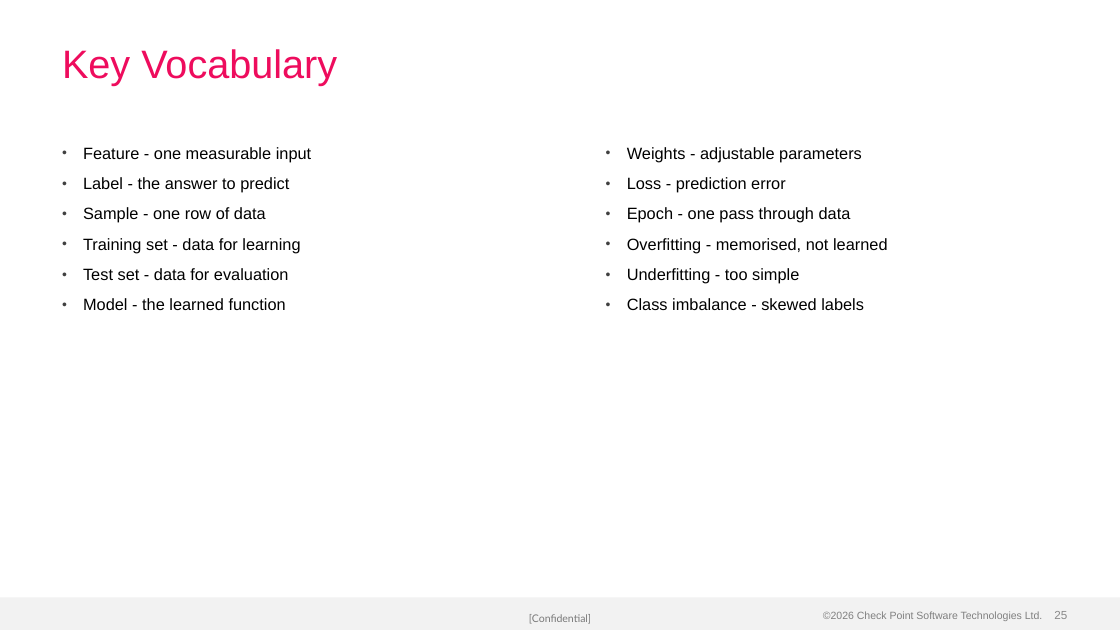
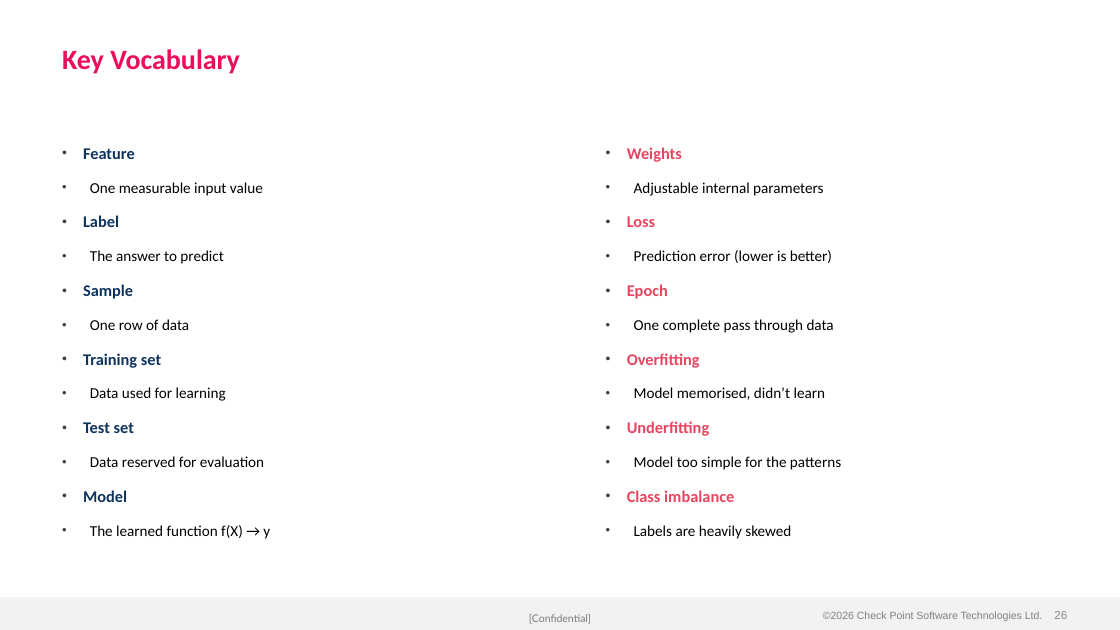
Before and after one commit to alshawwaf/ai-basic-training, a slide deck: slide 26 of stage1_classic_ml/01_what_is_ml/Lecture-1-What-is-ML.pptx (slide 25 before the commit). Drawn at 1120x630 pixels with LibreOffice and Linux fonts; fonts in the diff are those of the drawing; background and template pictures are left out. Boxes give left, top, right and bottom in pixels: in the first picture for what was removed or moved away, otherwise in the second. Text is boxed around its words. In the diff, an @@ line names an element or a change of style, - is before the commit and + after.

Commit message:
Apply Calibri font and bold headers to all 17 lectures; improve Lecture 1
- All lectures: switched every text run to Calibri, made slide titles bold
- Lecture 1: rebuilt with 29 slides (was 28), 14 images (was 13)
  - Added new Real-World Example slide (phishing URL detection pipeline)
  - Improved vocabulary slide with bold term/definition formatting
  - Better bullet hierarchy with colour-coded categories
  - All matplotlib charts regenerated with Calibri labels

```diff
--- a/stage1_classic_ml/01_what_is_ml/Lecture-1-What-is-ML.pptx
+++ b/stage1_classic_ml/01_what_is_ml/Lecture-1-What-is-ML.pptx
@@ title "Key Vocabulary" at (62, 49, 240, 74): size 34 to 24 pt, font Arial to Calibri, bold on @@
@@ text at (83, 148, 270, 539): text changed; size 14 to 13 pt; font Arial to Calibri @@
-• Feature - one measurable input
-• Label - the answer to predict
-• Sample - one row of data
-• Training set - data for learning
-• Test set - data for evaluation
-• Model - the learned function
+• Feature
+• One measurable input value
+• Label
+• The answer to predict
+• Sample
+• One row of data
+• Training set
+• Data used for learning
+• Test set
+• Data reserved for evaluation
+• Model
+• The learned function f(X) → y
@@ text at (627, 147, 841, 539): text changed; size 14 to 13 pt; font Arial to Calibri @@
-• Weights - adjustable parameters
-• Loss - prediction error
-• Epoch - one pass through data
-• Overfitting - memorised, not learned
-• Underfitting - too simple
-• Class imbalance - skewed labels
+• Weights
+• Adjustable internal parameters
+• Loss
+• Prediction error (lower is better)
+• Epoch
+• One complete pass through data
+• Overfitting
+• Model memorised, didn’t learn
+• Underfitting
+• Model too simple for the patterns
+• Class imbalance
+• Labels are heavily skewed
```
Also in this commit, not shown: 27 other slides changed, 1 slide added, 16 other files.
